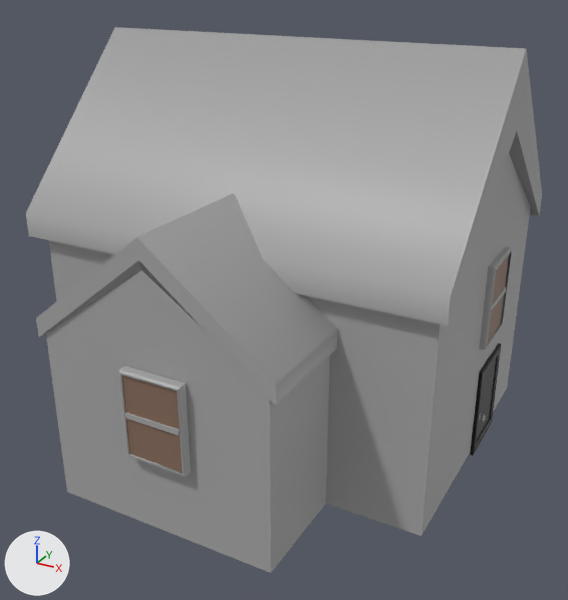
The FBX model SeniorProject2025/Assets/BetaBuildings/House3.fbx, before and after one commit.
The view is the same before and after, from a 50 mm camera at (1.2, -1.49, 1.54) aimed at (0.07, 0.56, 0.51). Lighting does not change. The marker at lower left points along +X, +Y and +Z. Where no turn or scale is listed for an object, it has been applied to the vertices.
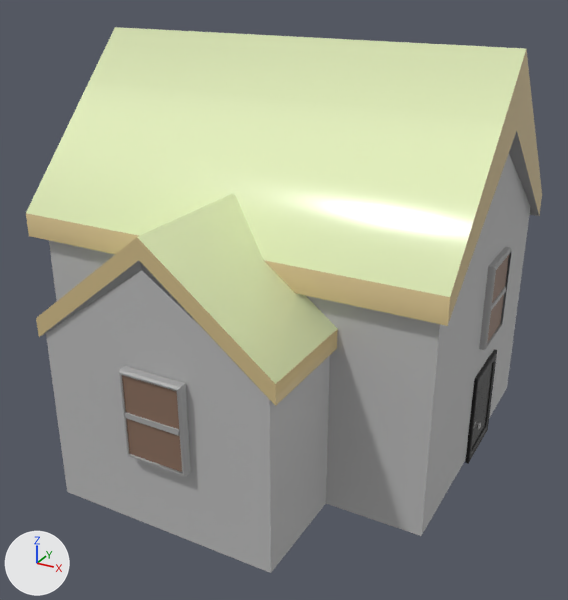
The change, as a diff of the scene's bpy script:
```diff
--- a/SeniorProject2025/Assets/BetaBuildings/House3.fbx.py
+++ b/SeniorProject2025/Assets/BetaBuildings/House3.fbx.py
@@ mat_standardsurface13 @@
+mat_standardsurface13 = principled_material('standardSurface13')
+mat_standardsurface13.base_color = (0.749, 0.864, 0.516)  # green #e0efbe
+mat_standardsurface13.roughness = 0.2
+mat_standardsurface13.emission_color = (0.312, 0.213, 0.0306)  # yellow #987f31
+mat_standardsurface13.emission_strength = 0.14
@@ mat_standardsurface9 @@
+mat_standardsurface9 = principled_material('standardSurface9')
+mat_standardsurface9.base_color = (0.578, 0.462, 0.249)  # beige #c8b589
+mat_standardsurface9.roughness = 0.2
+mat_standardsurface9.emission_color = (0.312, 0.213, 0.0306)  # yellow #987f31
+mat_standardsurface9.emission_strength = 0.14
@@ mat_lambert1 @@
+mat_lambert1 = principled_material('lambert1')
+mat_lambert1.base_color = (0.5, 0.5, 0.5)  # grey #bcbcbc
@@ me_mesh_001 @@
 me_mesh_001.from_pydata(...)  # 24 vertices, 22 faces; spans x -0.722..0.692, y -0.511..0.511, z -0.004..1.294
 # used by ob_pcube249; location = (0.012, 0.761, 0.015)
+# me_mesh_001 part 1: all 6 faces centred in x -0.664..0.664, y -0.482..0.482, z 0.358..0.437 switch from mat_standardsurface1 (grey #aaaaaa) to mat_lambert1 (grey #bcbcbc)
+# me_mesh_001 part 2: all 2 faces centred in x 0.692, y -0.255..0.255, z 0.953 switch from mat_standardsurface1 (grey #aaaaaa) to mat_standardsurface9 (beige #c8b589)
+# me_mesh_001 part 3: the 1 face centred in x -0.015, y -0.511, z 0.721 switches from mat_standardsurface1 (grey #aaaaaa) to mat_standardsurface9 (beige #c8b589)
+# me_mesh_001 part 4: all 2 faces centred in x -0.015, y -0.255..0.255, z 1.027 switch from mat_standardsurface1 (grey #aaaaaa) to mat_standardsurface13 (green #e1efbe)
@@ me_mesh_003 @@
 me_mesh_003.from_pydata(...)  # 22 vertices, 16 faces; spans x -0.386..0.386, y -0.2..0.241, z -0.003..0.895
 # used by ob_pcube250; location = (0.007, 0.134, 0.014)
+# me_mesh_003 part 5: all 4 faces centred in x -0.364..0.364, y -0.192..0.023, z 0.278..0.34 switch from mat_standardsurface1 (grey #aaaaaa) to mat_lambert1 (grey #bcbcbc)
+# me_mesh_003 part 6: the 1 face centred in x -0.193, y -0.2, z 0.712 switches from mat_standardsurface1 (grey #aaaaaa) to mat_standardsurface9 (beige #c8b589)
+# me_mesh_003 part 7: the 1 face centred in x 0.193, y -0.2, z 0.712 switches from mat_standardsurface1 (grey #aaaaaa) to mat_standardsurface9 (beige #c8b589)
+# me_mesh_003 part 8: the 1 face centred in x 0.386, y 0.021, z 0.56 switches from mat_standardsurface1 (grey #aaaaaa) to mat_standardsurface9 (beige #c8b589)
+# me_mesh_003 part 9: all 2 faces centred in x -0.193..0.193, y 0.02, z 0.743 switch from mat_standardsurface1 (grey #aaaaaa) to mat_standardsurface13 (green #e1efbe)
+me_mesh_003.materials.append(mat_standardsurface9)  # beige #c8b589
@@ ob_psphere32 @@
 ob_psphere32 = bpy.data.objects.new('pSphere32', me_mesh_004)
-ob_psphere32.location = (0.688, 0.875, 0.156)
+ob_psphere32.location = (0.688, 0.823, 0.156)
```

Location of each change, (x1, y1, x2, y2) in pixels of the pictures (568 x 600 px):
'pSphere32', moved: before (470, 343, 501, 456); after (465, 349, 497, 464)
part 1 of me_mesh_001, recoloured: (49, 154, 531, 536) in both
part 2 of me_mesh_001, recoloured: (448, 49, 542, 323) in both
part 3 of me_mesh_001, recoloured (grey to beige): (26, 213, 450, 326) in both
part 4 of me_mesh_001, recoloured (grey to green): (26, 27, 526, 297) in both
part 5 of me_mesh_003, recoloured: (46, 271, 330, 573) in both
part 6 of me_mesh_003, recoloured (grey to beige): (36, 238, 139, 337) in both
part 7 of me_mesh_003, recoloured (grey to beige): (137, 238, 276, 406) in both
part 8 of me_mesh_003, recoloured: (275, 329, 338, 405) in both
part 9 of me_mesh_003, recoloured (grey to green): (137, 194, 337, 384) in both
